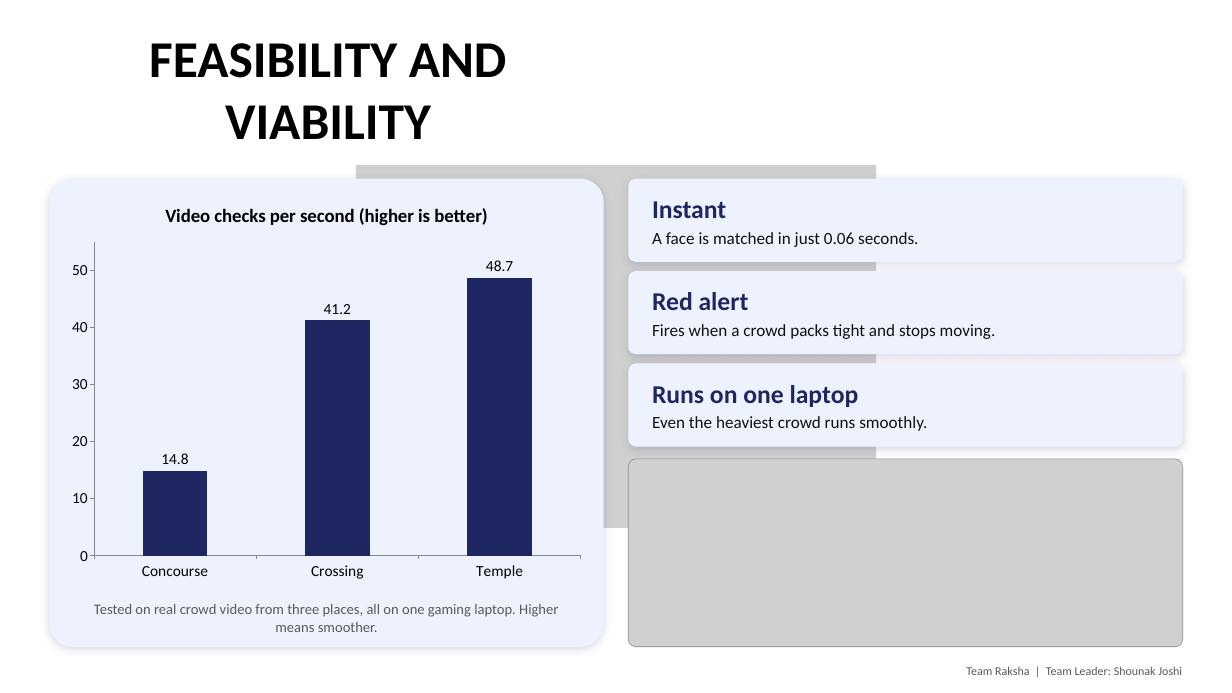
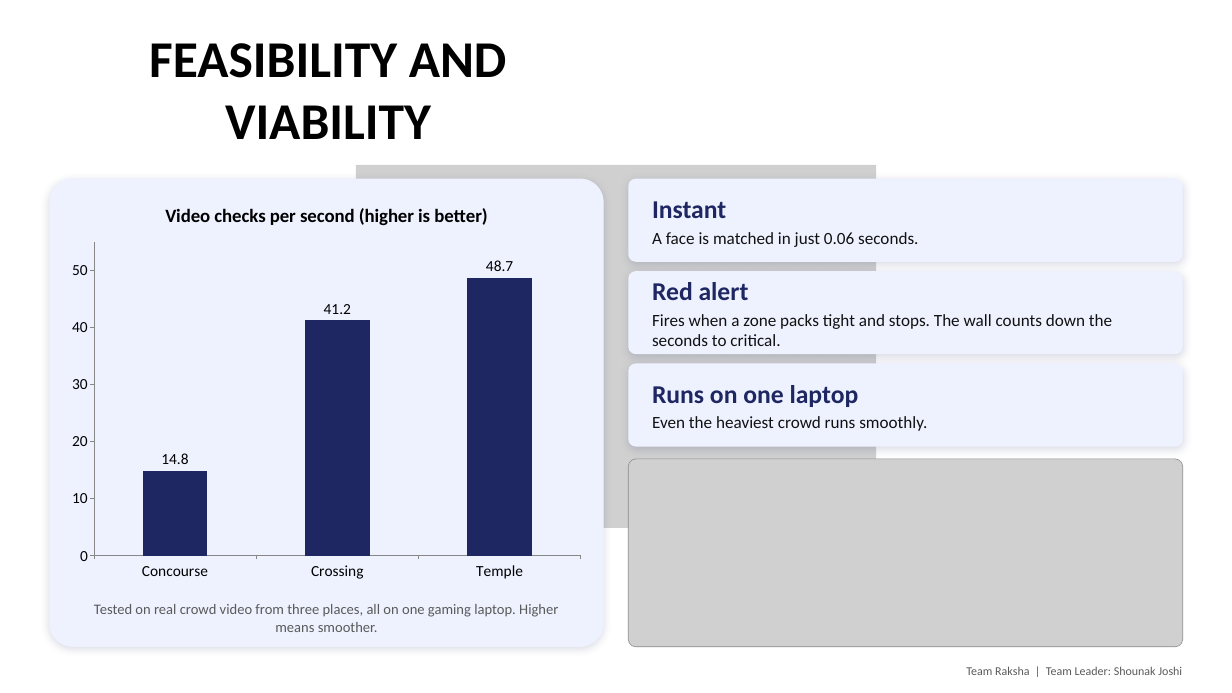
Before and after one commit to shounakjoshi88-a11y/raksha-crowd-safety-hackathon, a slide deck: slide 4 of deck/Raksha_Hackathon2026_Simplified.pptx. Drawn at 1232x693 pixels with LibreOffice and Linux fonts; fonts in the diff are those of the drawing; grey boxes stand for pictures. Boxes give left, top, right and bottom in pixels: in the first picture for what was removed or moved away, otherwise in the second. Text is boxed around its words. In the diff, an @@ line names an element or a change of style, - is before the commit and + after.

```diff
--- a/deck/Raksha_Hackathon2026_Simplified.pptx
+++ b/deck/Raksha_Hackathon2026_Simplified.pptx
@@ text in rounded rectangle at [652, 314, 1112, 346]: text changed @@
-Fires when a crowd packs tight and stops moving.
+Fires when a zone packs tight and stops. The wall counts down the seconds to critical.
```
Also in this commit, not shown: 3 other slides changed, 9 other files.
